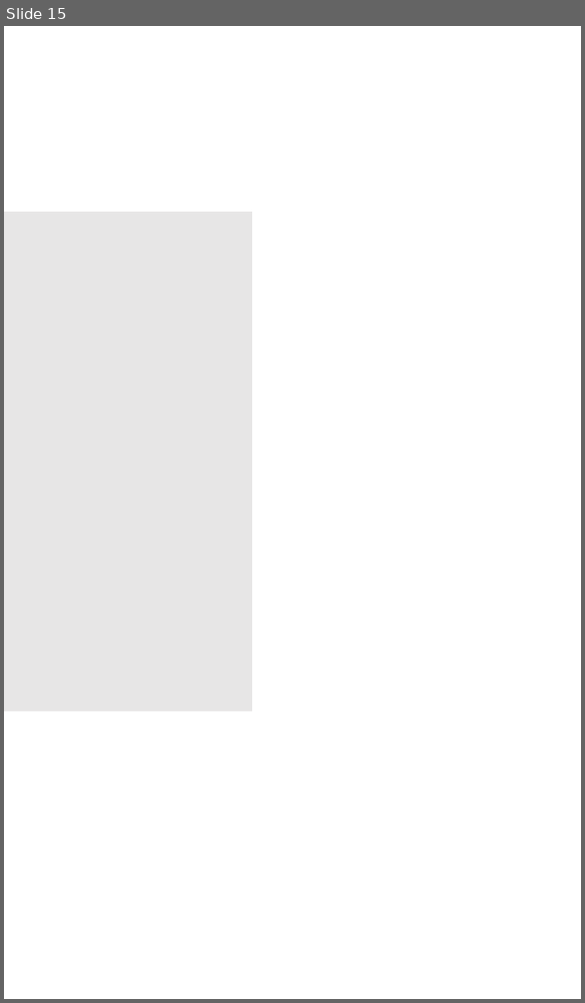
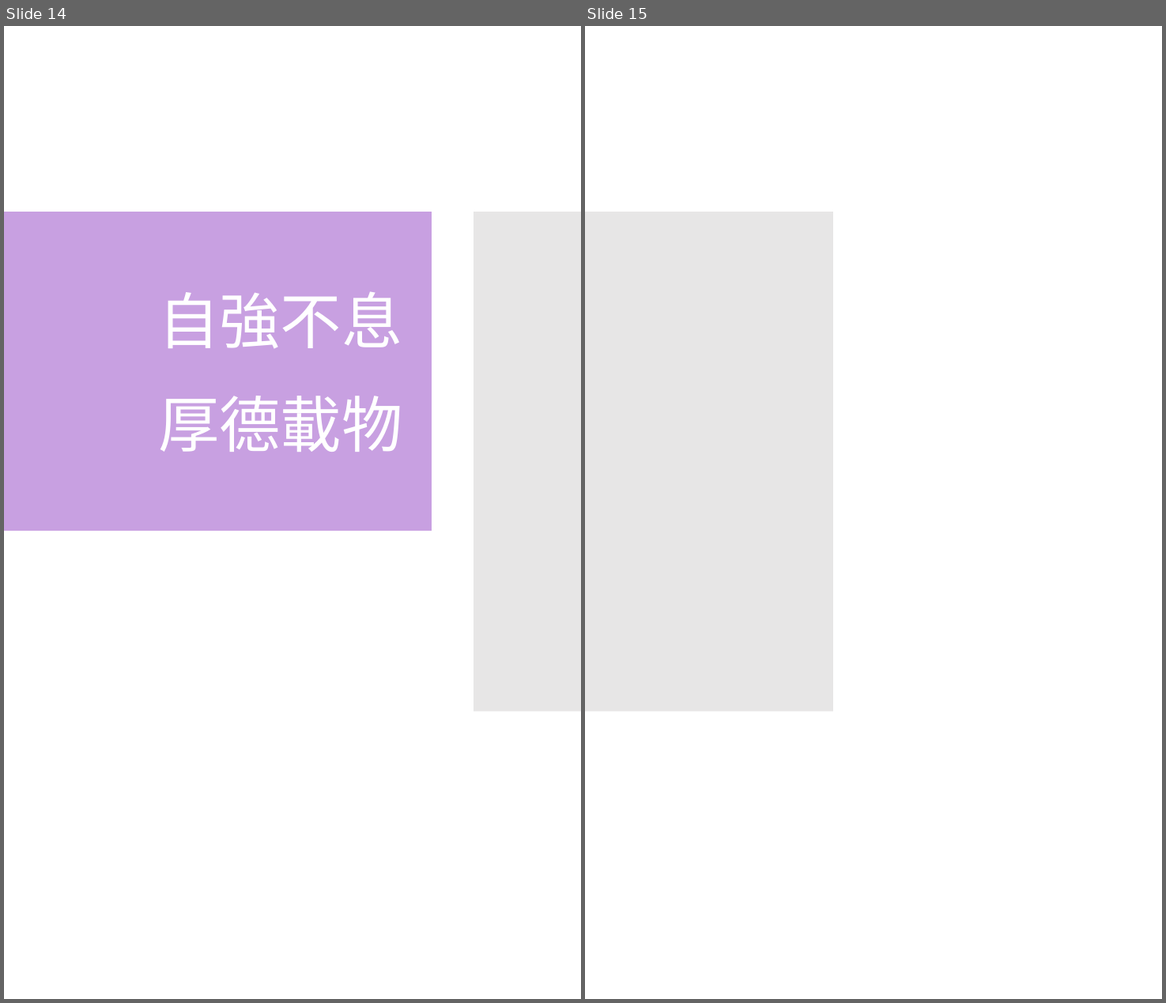
Before and after one commit to woodyme/i.center_my_workzone, a slide deck: 训练中心创客交叉融合空间建设/doc/创客交叉融合空间宣传册.pptx. Shown side by side, each under a label of ours: slide 15 before the commit, slides 14 and 15 after it. The pictures are 585x1003 and 1166x1003 pixels, drawn with LibreOffice and Linux fonts; fonts in the diff are those of the drawing. Boxes give left, top, right and bottom in pixels: in the first picture for what was removed or moved away, otherwise in the second. Text is boxed around its words. In the diff, an @@ line names an element or a change of style, - is before the commit and + after.

```diff
--- a/训练中心创客交叉融合空间建设/doc/创客交叉融合空间宣传册.pptx
+++ b/训练中心创客交叉融合空间建设/doc/创客交叉融合空间宣传册.pptx
@@ slide 14 added at <box>4,26,581,999</box>, background #FFFFFF @@
@@ rectangle added at <box>4,212,431,530</box>, fill #C8A0E1, 48 pt, text #FFFFFF @@
+自強不息
+厚德載物
@@ rectangle added at <box>472,212,580,712</box>, fill #E7E6E6 @@
```
Also in this commit, not shown: 10 slides changed, 2 other slides added, 3 slides removed, 2 other files.
